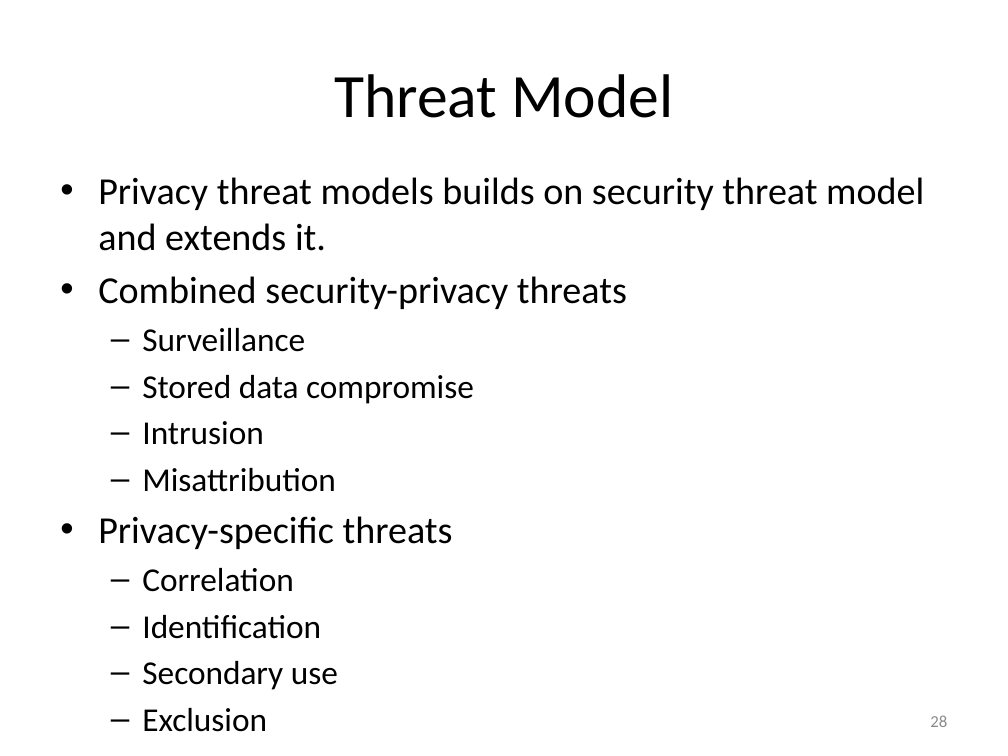
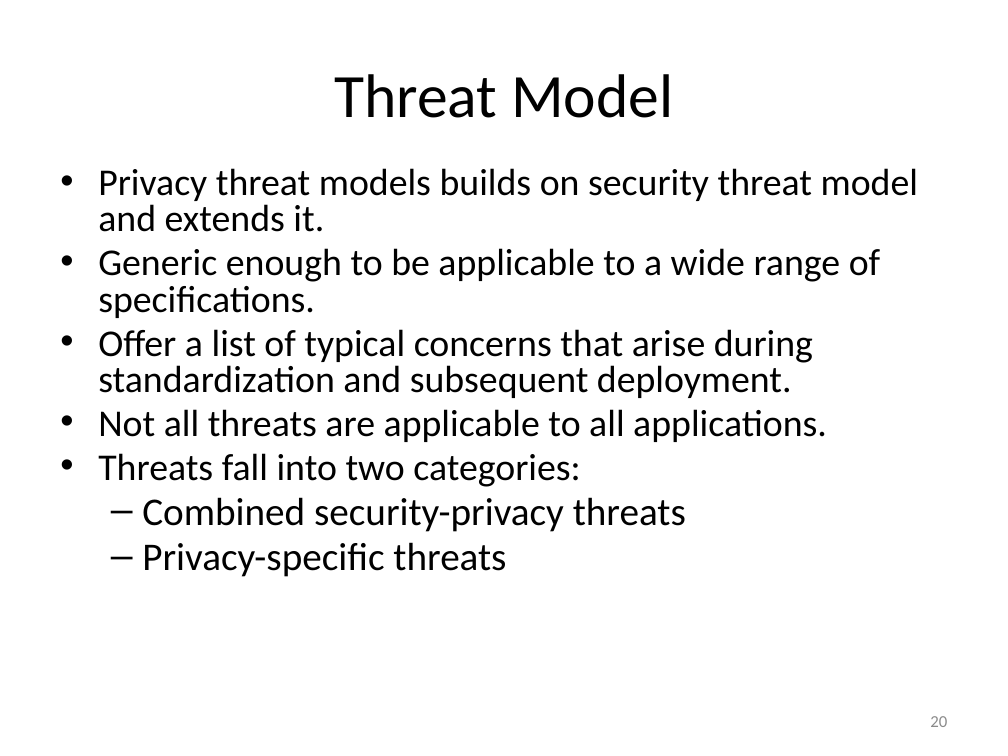
Before and after one commit to hannestschofenig/tschofenig-ids, a slide deck: slide 20 of PrivacyTutorial/iab-privacy-considerations.pptx (slide 28 before the commit). Drawn at 1008x756 pixels with LibreOffice and Linux fonts; fonts in the diff are those of the drawing. Boxes give left, top, right and bottom in pixels: in the first picture for what was removed or moved away, otherwise in the second. Text is boxed around its words. In the diff, an @@ line names an element or a change of style, - is before the commit and + after.

```diff
--- a/PrivacyTutorial/iab-privacy-considerations.pptx
+++ b/PrivacyTutorial/iab-privacy-considerations.pptx
@@ text at bbox=[98, 168, 918, 577]: size 27.2 to 27 pt in "Privacy threat models builds on security threat ..."; size 27.2 to 28 pt in "Combined security-privacy threats", "Privacy-specific threats"; line spacing 1 to 0.8; bullet • to –; list level 1 to 2 in "Combined security-privacy threats"; list level 1 to 2 in "Privacy-specific threats" @@
@@ text at bbox=[98, 248, 880, 487]: paragraphs added @@
+• Generic enough to be applicable to a wide range of specifications.
+• Offer a list of typical concerns that arise during standardization and subsequent deployment.
+• Not all threats are applicable to all applications.
+• Threats fall into two categories:
@@ text at bbox=[142, 328, 474, 492]: paragraphs removed @@
-  – Surveillance
-  – Stored data compromise
-  – Intrusion
-  – Misattribution
@@ text at bbox=[142, 568, 338, 732]: paragraphs removed @@
-  – Correlation
-  – Identification
-  – Secondary use
-  – Exclusion
@@ page number at bbox=[930, 716, 947, 727]: text changed @@
-28
+20
```
Also in this commit, not shown: 16 other slides changed, 3 slides added, 8 slides removed.
